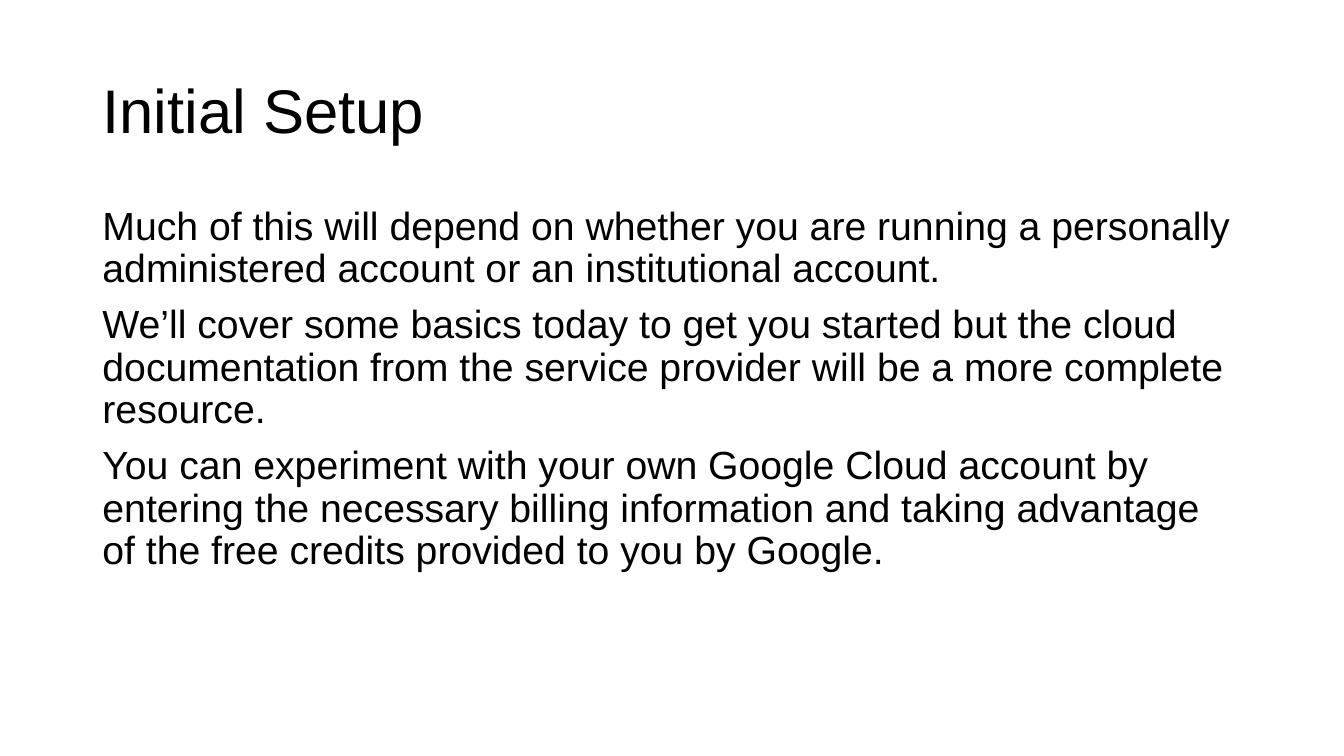
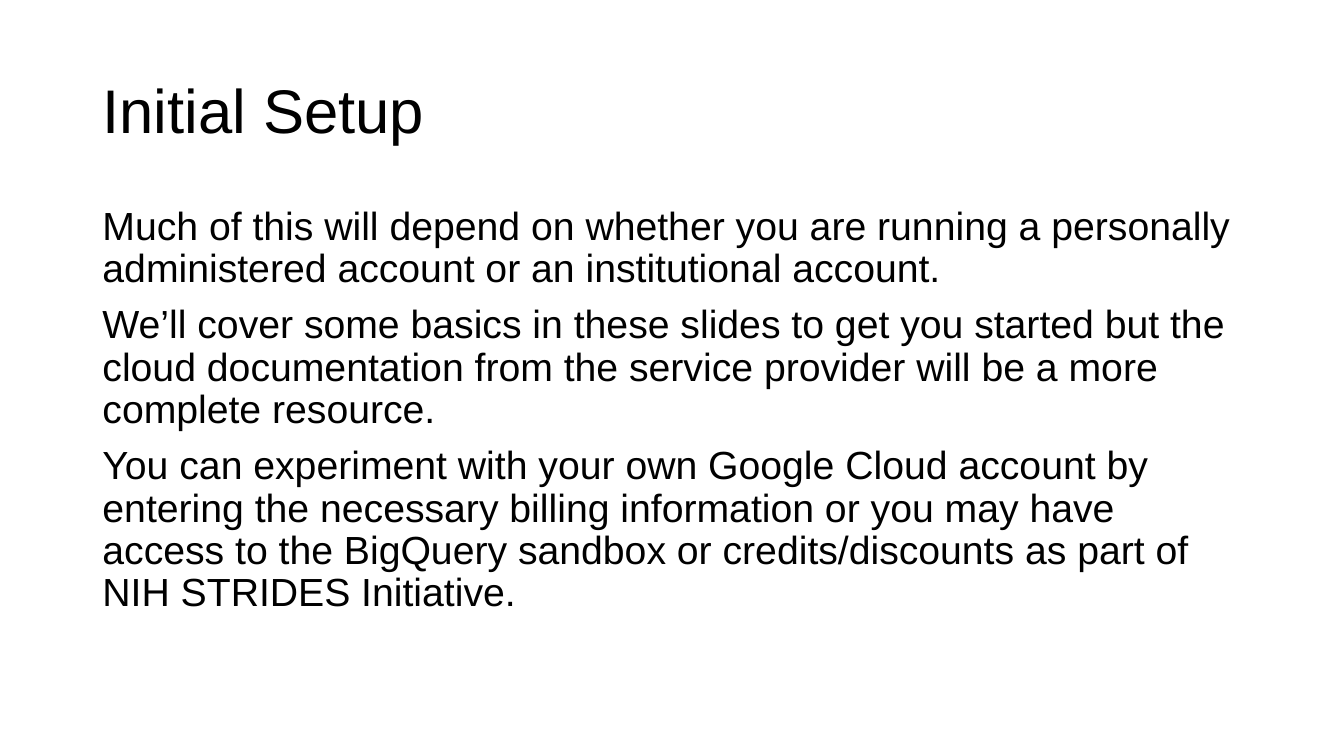
Before and after one commit to ncbi/ASHG-Workshop-2021, a slide deck: slide 3 of ASHG_GCP.pptx (slide 4 before the commit). Drawn at 1344x756 pixels with LibreOffice and Linux fonts; fonts in the diff are those of the drawing; background and template pictures are left out. Boxes give left, top, right and bottom in pixels: in the first picture for what was removed or moved away, otherwise in the second. Text is boxed around its words. In the diff, an @@ line names an element or a change of style, - is before the commit and + after.

Commit message:
Add files via upload
updated GCP slides

```diff
--- a/ASHG_GCP.pptx
+++ b/ASHG_GCP.pptx
@@ text at <box>102,309,1224,607</box>: text changed @@
-We’ll cover some basics today to get you started but the cloud documentation from the service provider will be a more complete resource.
-You can experiment with your own Google Cloud account by entering the necessary billing information and taking advantage of the free credits provided to you by Google.
+We’ll cover some basics in these slides to get you started but the cloud documentation from the service provider will be a more complete resource.
+You can experiment with your own Google Cloud account by entering the necessary billing information or you may have access to the BigQuery sandbox or credits/discounts as part of NIH STRIDES Initiative.
```
Also in this commit, not shown: 8 other slides changed, 1 slide removed.
